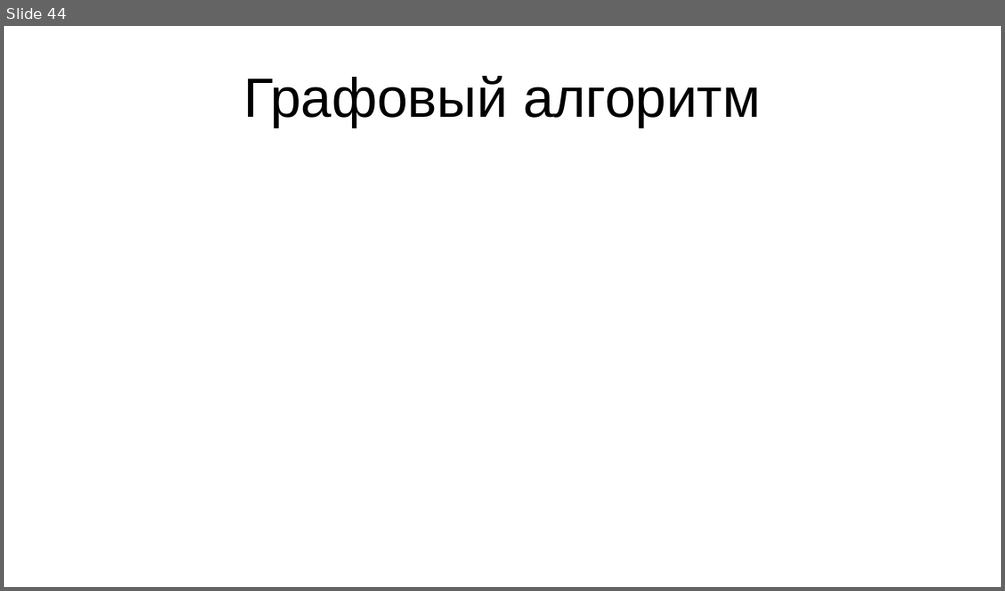
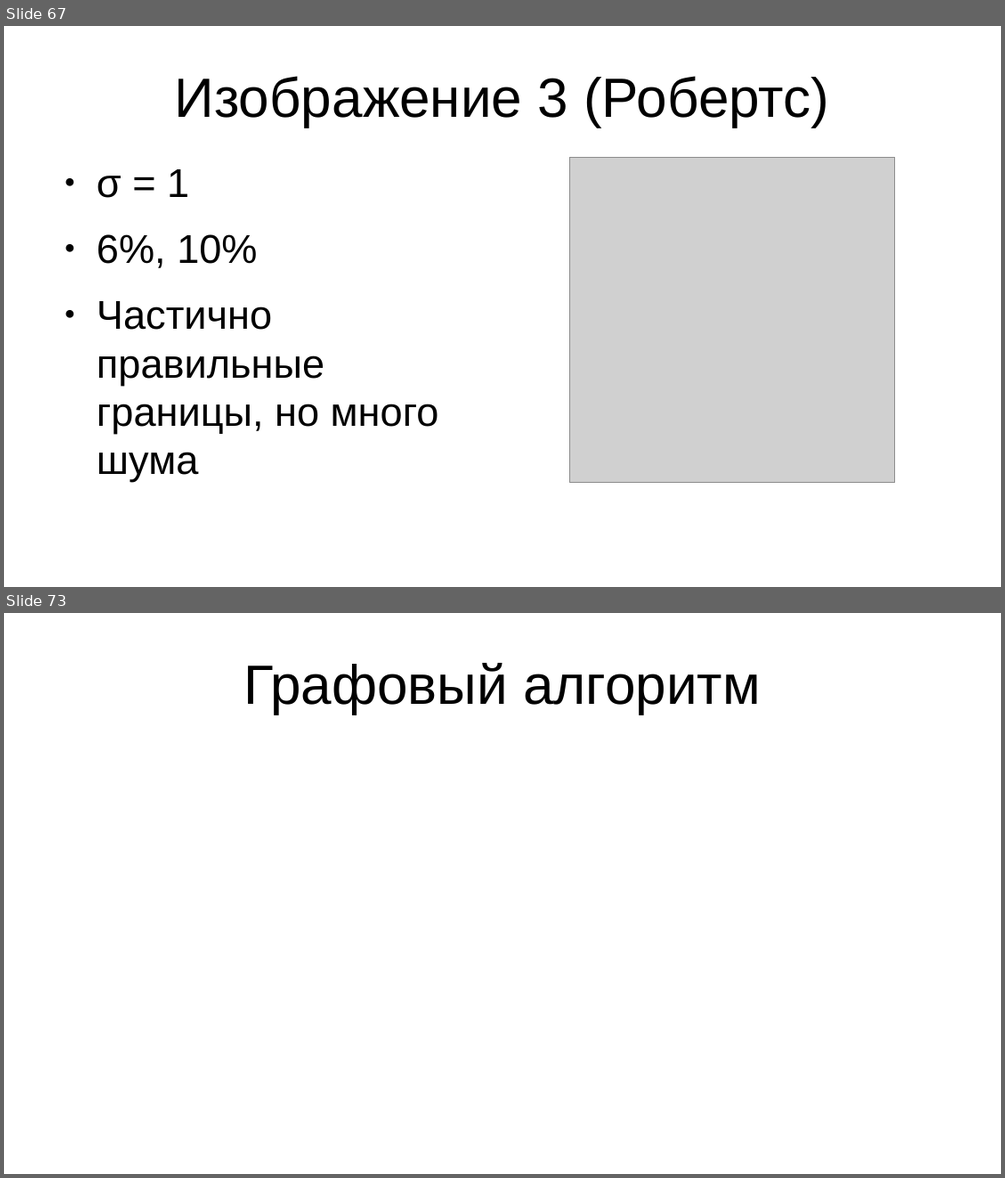
Before and after one commit to AlexeyVorobyev/media-moment-iz-second, a slide deck: report/pres.odp. Shown one above the other, each under a label of ours: slide 44 before the commit, slides 67 and 73 after it; the slides between them are not shown. The pictures are 1005x591 and 1005x1178 pixels, drawn with LibreOffice and Linux fonts; fonts in the diff are those of the drawing; grey boxes stand for pictures. Boxes give left, top, right and bottom in pixels: in the first picture for what was removed or moved away, otherwise in the second. Text is boxed around its words. In the diff, an @@ line names an element or a change of style, - is before the commit and + after.

Commit message:
Презентация: добавлено тестирование Оператора Робертса

```diff
--- a/report/pres.odp
+++ b/report/pres.odp
@@ slide 67 added at (x1=4, y1=26, x2=1001, y2=587), background #FFFFFF @@
@@ title added at (x1=175, y1=76, x2=829, y2=127), 44 pt, text #000000 @@
+Изображение 3 (Робертс)
@@ picture added at (x1=570, y1=157, x2=896, y2=483) @@
@@ text added at (x1=97, y1=169, x2=439, y2=482), 32 pt, text #000000 @@
+● σ = 1
+● 6%, 10%
+● Частично правильные границы, но много шума
@@ what was slide 44 is now slide 73 @@
```
Also in this commit, not shown: 27 slides changed, 28 other slides added.
